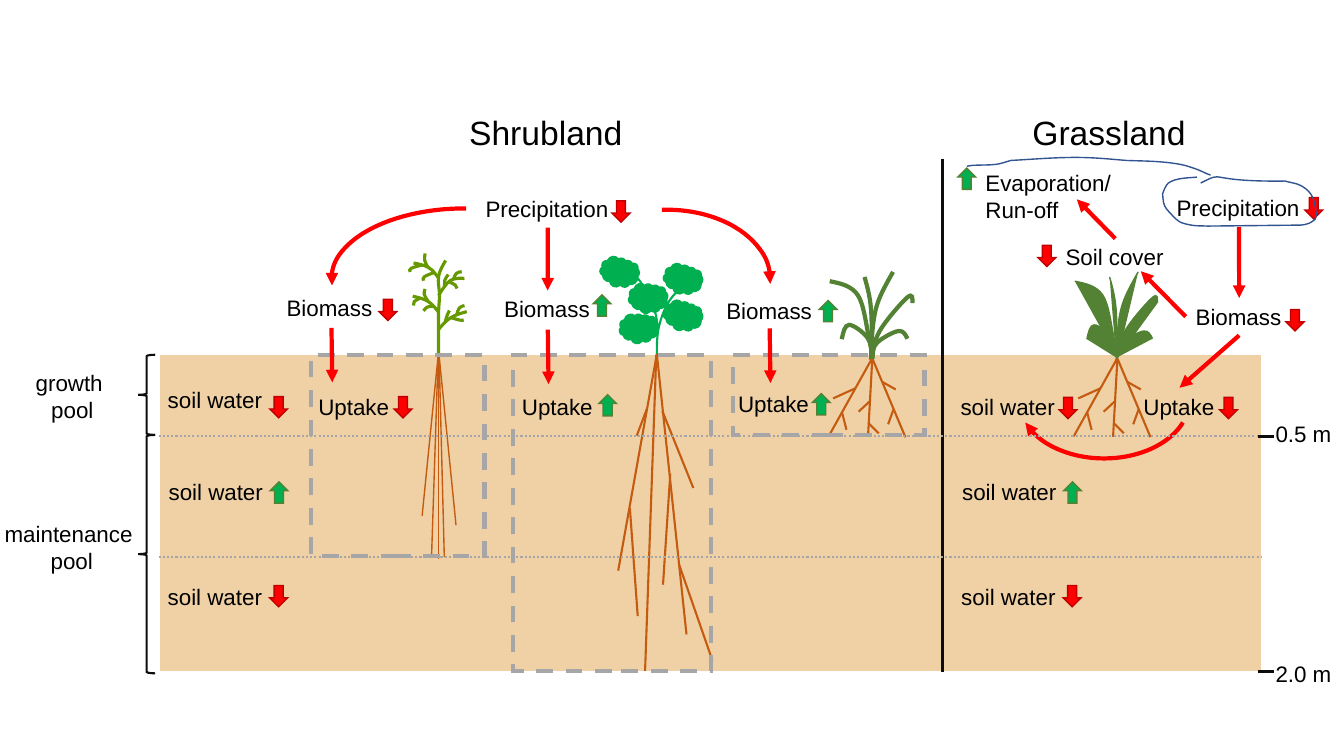
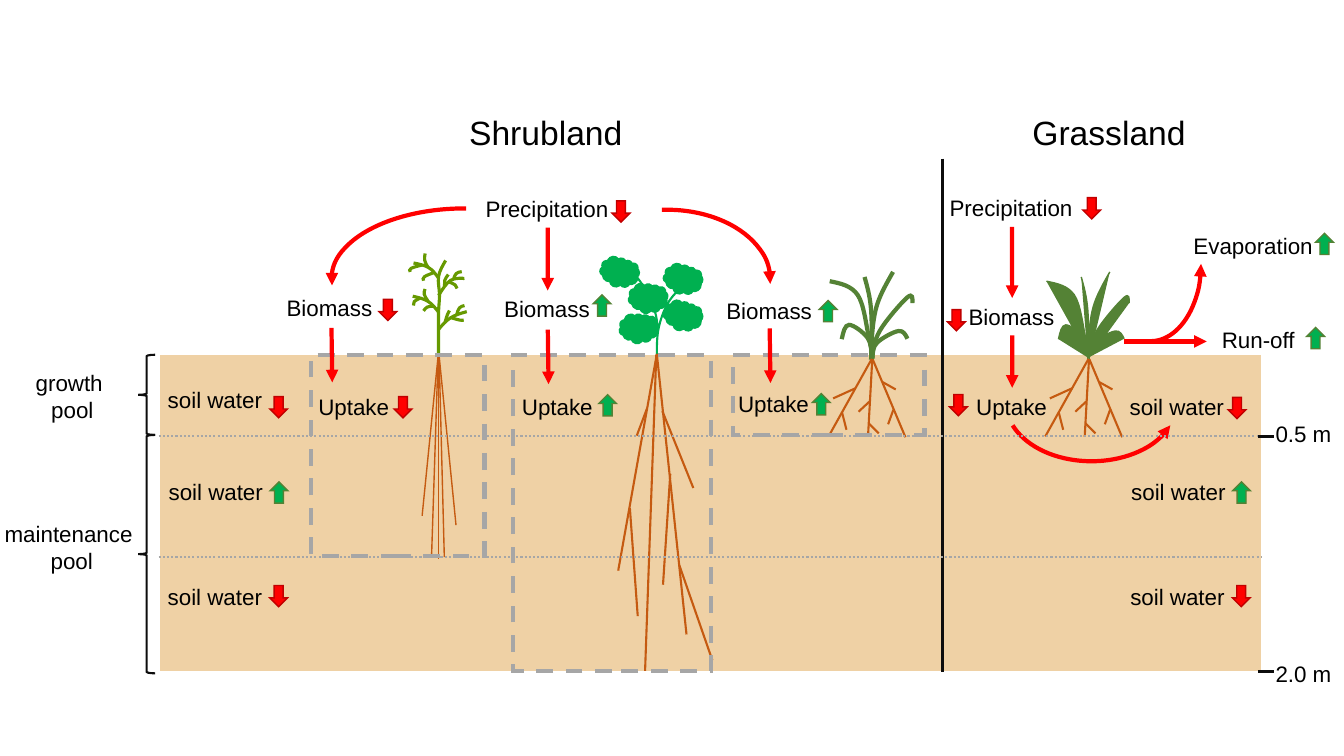
Before and after one commit to Luciana-cloud/ecohydroloma, a slide deck: slide 1 of figures/conceptual_model.pptx. Drawn at 1344x756 pixels with LibreOffice and Linux fonts; fonts in the diff are those of the drawing. Boxes give left, top, right and bottom in pixels: in the first picture for what was removed or moved away, otherwise in the second. Text is boxed around its words. In the diff, an @@ line names an element or a change of style, - is before the commit and + after.

```diff
--- a/figures/conceptual_model.pptx
+++ b/figures/conceptual_model.pptx
@@ freeform shape removed at bbox=[967, 157, 1211, 175] @@
@@ freeform shape removed at bbox=[1163, 176, 1316, 226] @@
@@ group removed at bbox=[1038, 200, 1186, 317]: 2 arrows, 1 text, 1 down arrow @@
-Soil cover
@@ group added at bbox=[1012, 187, 1325, 388]: 1 arrow, 1 text, 1 down arrow, 1 arc (boxed as its full ellipse) @@
+Run-off
@@ 2 texts, 1 down arrow, 1 arrow: place and size @@
-2 texts, 1 down arrow, 1 arrow at bbox=[1177, 198, 1324, 326]
+2 texts, 1 down arrow, 1 arrow at bbox=[950, 198, 1101, 326]
@@ text at bbox=[1193, 237, 1312, 259]: text changed @@
-Evaporation/
-Run-off
+Evaporation
@@ down arrow: place and size @@
-down arrow at bbox=[958, 168, 976, 190]
+down arrow at bbox=[1316, 234, 1334, 255]
@@ down arrow: place and size @@
-down arrow at bbox=[1287, 310, 1305, 331]
+down arrow at bbox=[948, 310, 966, 331]
@@ arc (boxed as its full ellipse): place and size @@
-arc (boxed as its full ellipse) at bbox=[1018, 342, 1190, 459]
+arc (boxed as its full ellipse) at bbox=[1006, 345, 1178, 462]
@@ arrow moved from (1239, 336) - (1180, 388) to (1124, 342) - (1207, 342) @@
@@ text "Uptake": place and size @@
-text "Uptake" at bbox=[1143, 398, 1214, 420]
+text "Uptake" at bbox=[976, 398, 1047, 420]
@@ down arrow: place and size @@
-down arrow at bbox=[1220, 397, 1238, 418]
+down arrow at bbox=[950, 394, 968, 415]
@@ 15 freeform shapes: place and size @@
-15 freeform shapes at bbox=[1074, 272, 1157, 437]
+15 freeform shapes at bbox=[1046, 272, 1129, 437]
@@ 3 texts, 3 down arrows: place and size @@
-3 texts, 3 down arrows at bbox=[961, 397, 1082, 607]
+3 texts, 3 down arrows at bbox=[1130, 397, 1251, 607]
```
Also in this commit, not shown: 3 other files.
